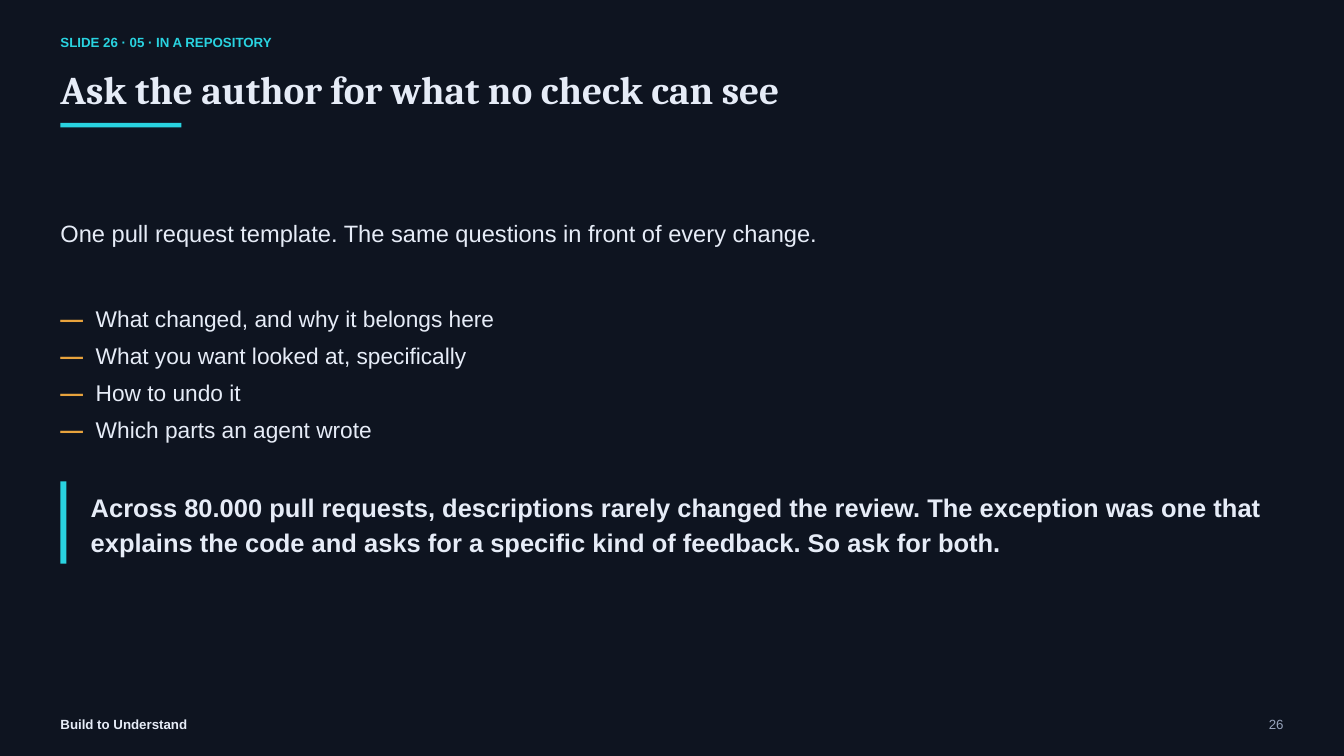
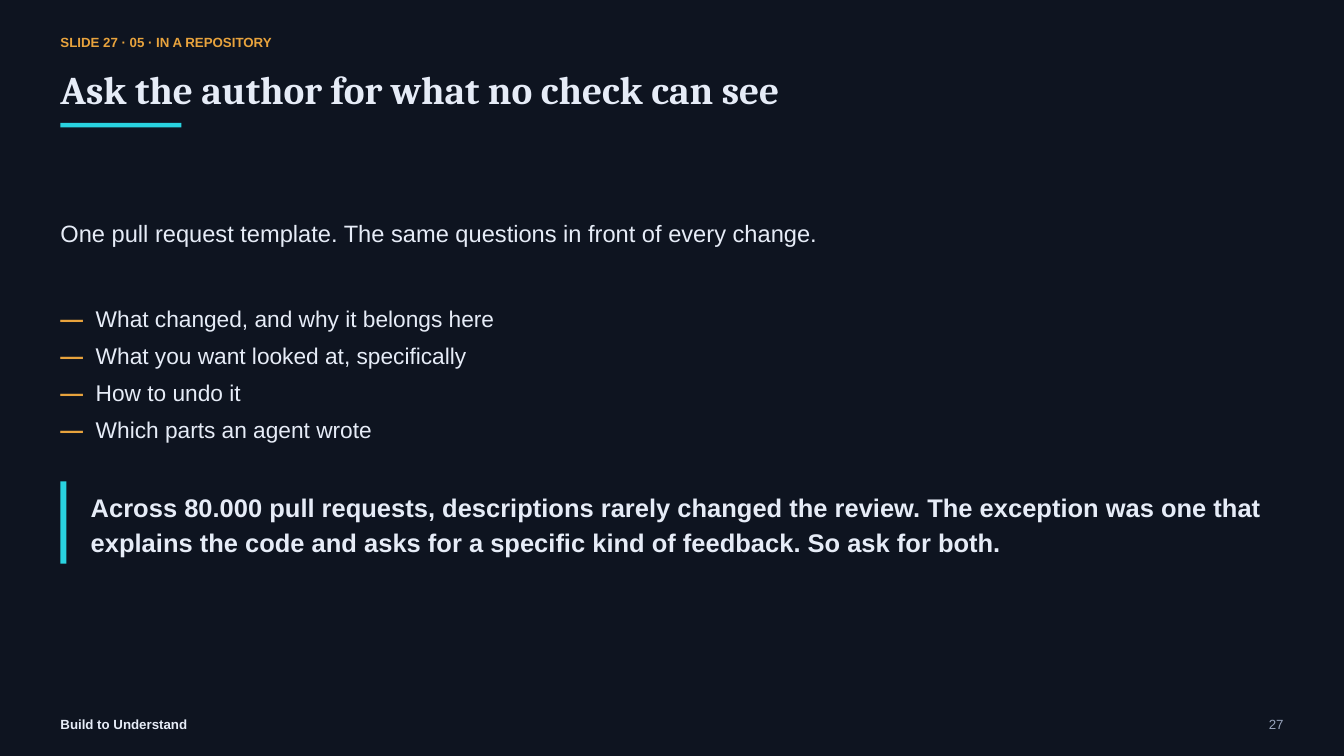
Before and after one commit to svenmalvik/buildtounderstand.org, a slide deck: slide 27 of presentations/what-is-the-second-pair-of-eyes-for.pptx (slide 26 before the commit). Drawn at 1344x756 pixels with LibreOffice and Linux fonts; fonts in the diff are those of the drawing. Boxes give left, top, right and bottom in pixels: in the first picture for what was removed or moved away, otherwise in the second. Text is boxed around its words. In the diff, an @@ line names an element or a change of style, - is before the commit and + after.

```diff
--- a/presentations/what-is-the-second-pair-of-eyes-for.pptx
+++ b/presentations/what-is-the-second-pair-of-eyes-for.pptx
@@ text at box(60, 37, 271, 47): text changed; text colour #29D3E0 to #E8A33D @@
-SLIDE 26 · 05 · IN A REPOSITORY
+SLIDE 27 · 05 · IN A REPOSITORY
@@ text at box(1269, 720, 1284, 729): text changed @@
-26
+27
```
Also in this commit, not shown: 9 other slides changed, 1 slide added, 7 other files.
